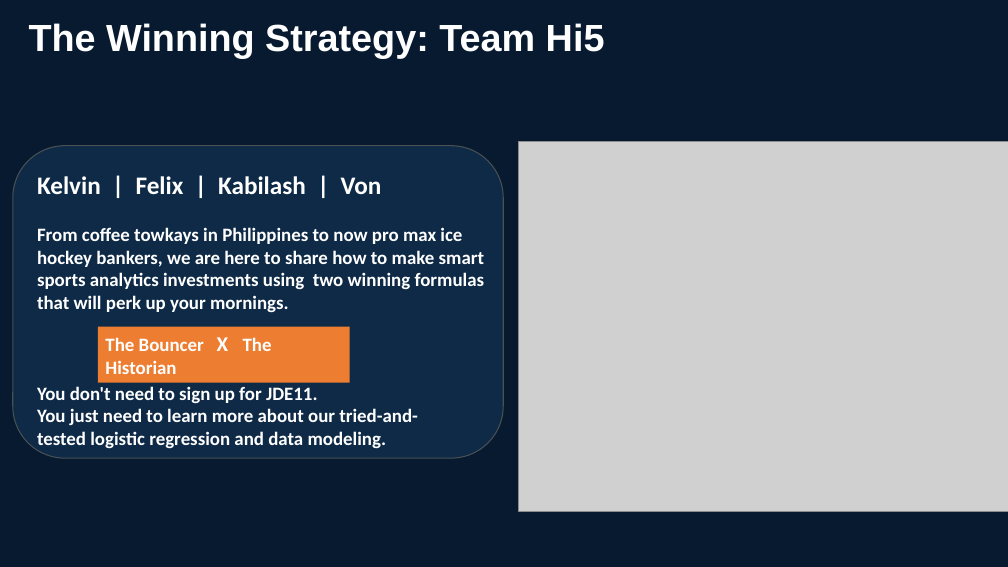
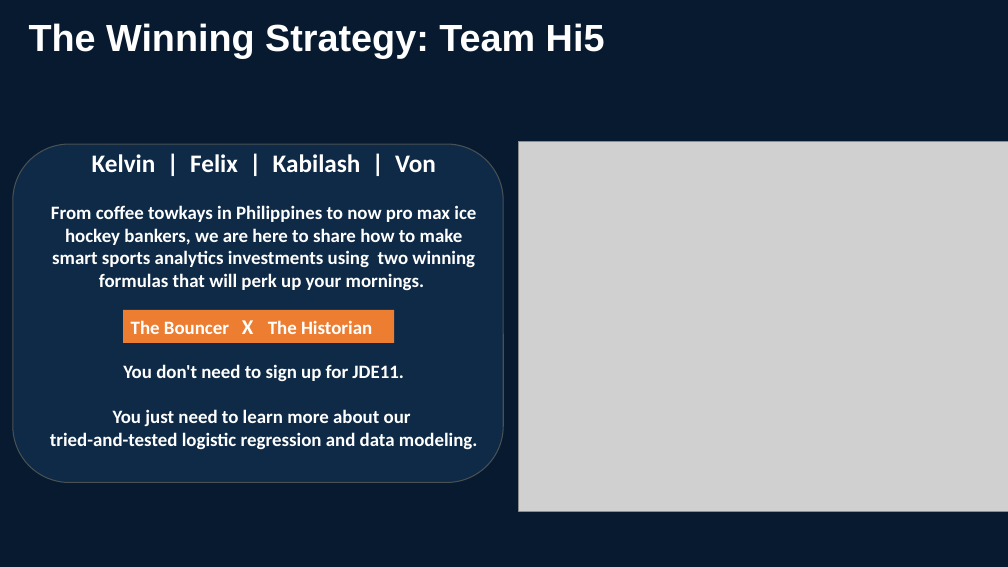
Before and after one commit to kwongheng/JDE10_final_project, a slide deck: slide 2 of docs/Final Project Presentation.pptx. Drawn at 1008x567 pixels with LibreOffice and Linux fonts; fonts in the diff are those of the drawing; grey boxes stand for pictures; background and template pictures are left out. Boxes give left, top, right and bottom in pixels: in the first picture for what was removed or moved away, otherwise in the second. Text is boxed around its words. In the diff, an @@ line names an element or a change of style, - is before the commit and + after.

```diff
--- a/docs/Final Project Presentation.pptx
+++ b/docs/Final Project Presentation.pptx
@@ text "Kelvin | Felix | Kabilash ..." moved from (x1=37, y1=176, x2=484, y2=449) to (x1=50, y1=154, x2=478, y2=450) @@
@@ rounded rectangle resized from (x1=13, y1=146, x2=504, y2=458) to (x1=13, y1=144, x2=504, y2=483) @@
@@ text at (x1=51, y1=154, x2=476, y2=382): alignment left to centre; list level 1 to 2 in "Kelvin | Felix | Kabilash ..."; list level 1 to 2 in "You don't need to sign ..." @@
@@ rectangle "The Bouncer X The Historian" resized from (x1=98, y1=327, x2=350, y2=383) to (x1=123, y1=310, x2=394, y2=343) @@
@@ text at (x1=50, y1=409, x2=478, y2=450): text changed @@
-You just need to learn more about our tried-and-tested logistic regression and data modeling.
+  You just need to learn more about our
+  tried-and-tested logistic regression and data modeling.
```
Also in this commit, not shown: 23 other slides changed, 5 slides added, 12 slides removed.
